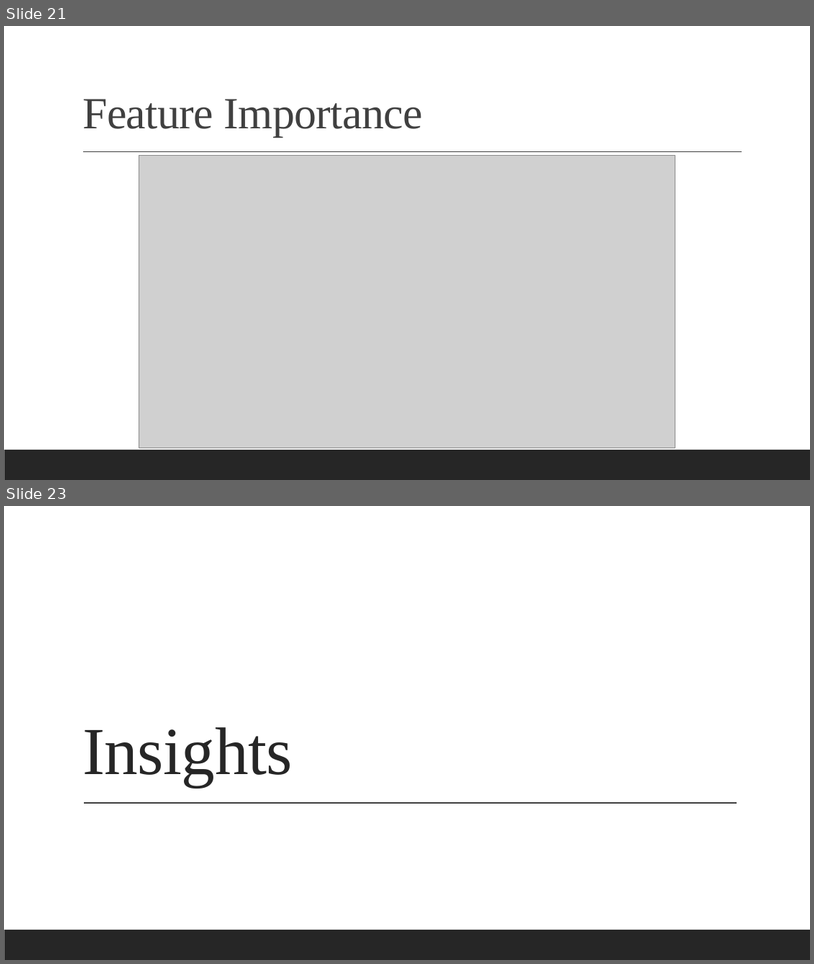
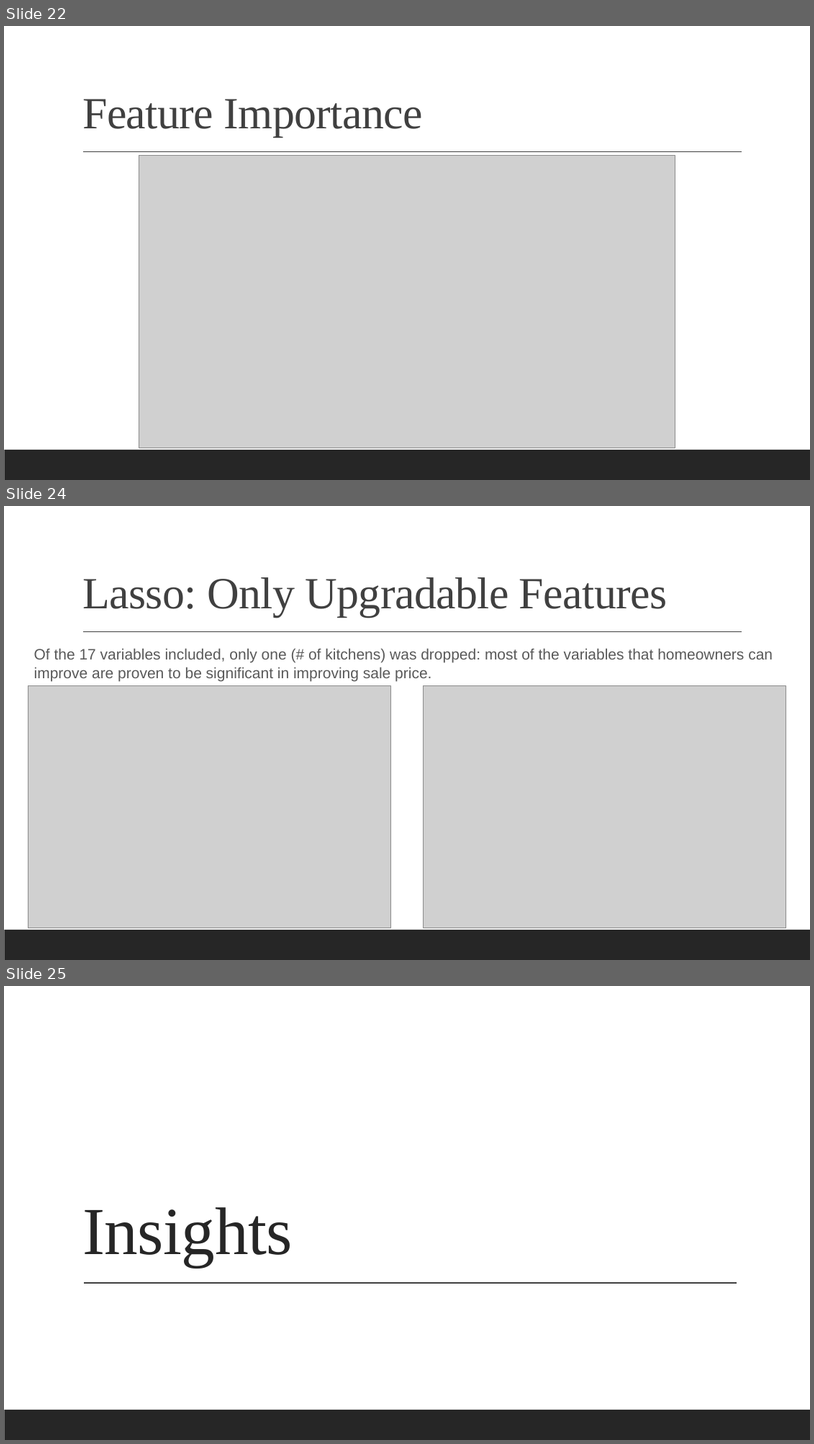
Before and after one commit to jah377/Kaggle-Machine-Learning-Housing-Project-, a slide deck: house_of_cardinality.pptx. Shown one above the other, each under a label of ours: slides 21 and 23 before the commit, slides 22, 24 and 25 after it; the slides between them are not shown. The pictures are 814x964 and 814x1444 pixels, drawn with LibreOffice and Linux fonts; fonts in the diff are those of the drawing; grey boxes stand for pictures. Boxes give left, top, right and bottom in pixels: in the first picture for what was removed or moved away, otherwise in the second. Text is boxed around its words. In the diff, an @@ line names an element or a change of style, - is before the commit and + after.

```diff
--- a/house_of_cardinality.pptx
+++ b/house_of_cardinality.pptx
@@ slide 24 added at (4,506,810,960), background #FFFFFF; not listed: 2 template elements that a slide beside it also shows @@
@@ title added at (82,577,667,616), 53 pt, text #404040 @@
+Lasso: Only Upgradable Features
@@ text added at (34,649,773,681), 18 pt, text #595959 @@
+Of the 17 variables included, only one (# of kitchens) was dropped: most of the variables that homeowners can improve are proven to be significant in improving sale price.
@@ picture added at (28,686,391,928) @@
@@ picture added at (424,686,787,928) @@
@@ what was slide 21 is now slide 22 @@
@@ what was slide 23 is now slide 25 @@
```
Also in this commit, not shown: 1 slide changed, 2 other slides added, 1 slide removed.
